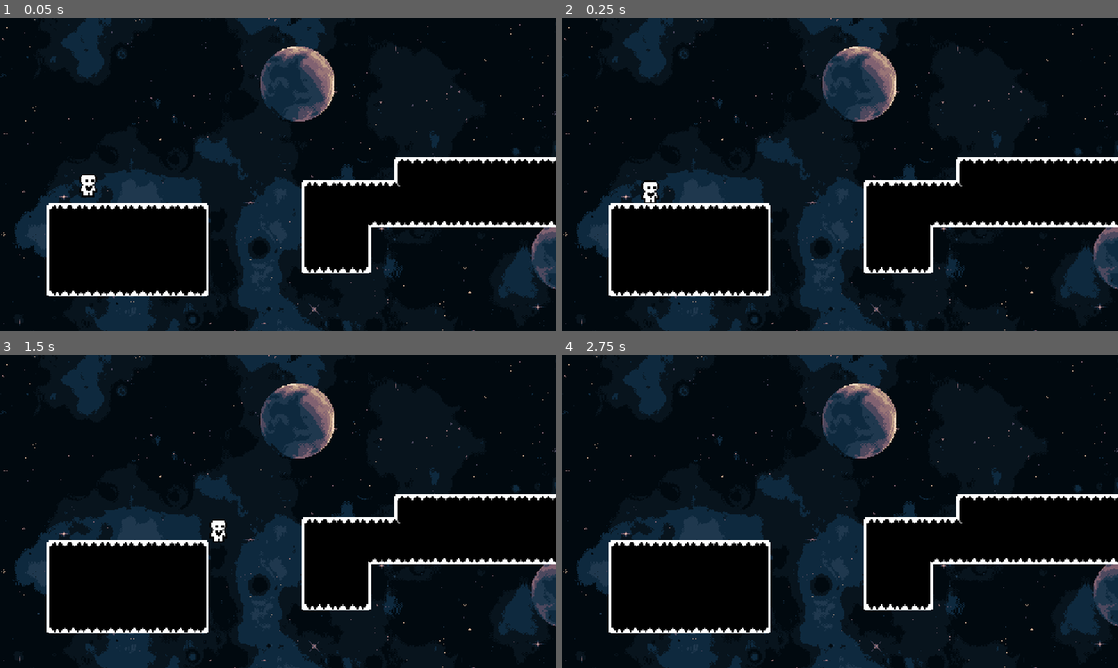
Above: before the commit, frames 1-4 (two rows, left to right).
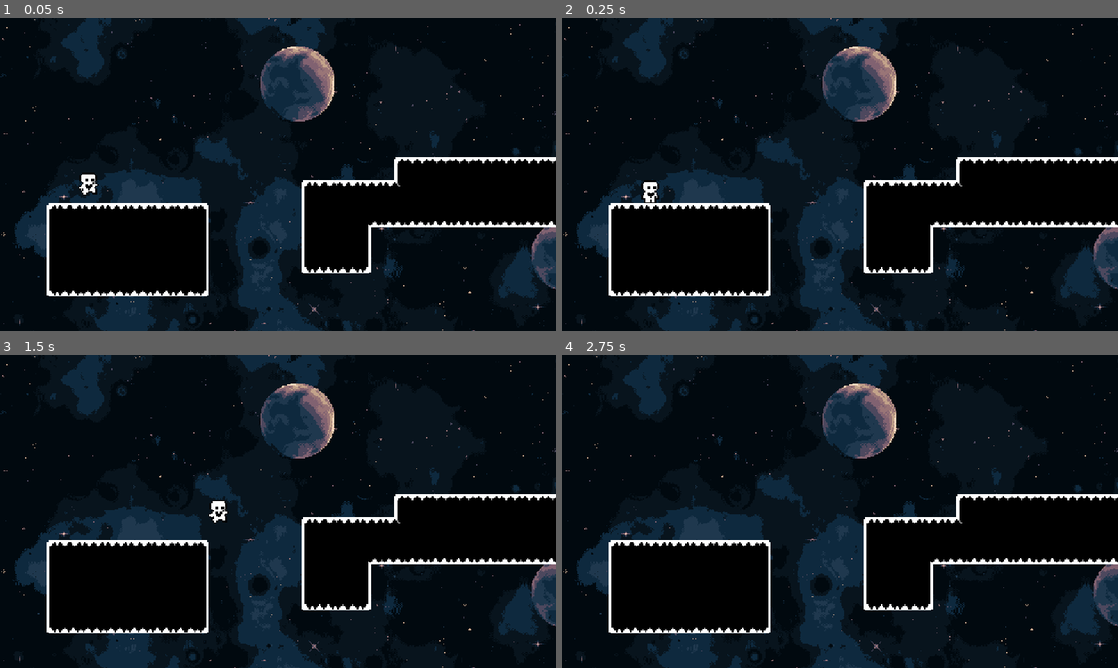
Above: after the commit, the same moments.

Repository: vickraz/Platformer-genomg-ngar-ht25
Game: Godot game, scene res://Scenes/test_level.tscn
Two runs of this game, one before a commit and one after it. Both use one fixed random seed, a clock stepped at 60 frames per second and the inputs below.
Inputs:
- Up to frame 1 (0.05 s): no input
- Up to frame 2 (0.25 s): no input
- Up to frame 3 (1.5 s): tap Enter at 0.5 s; hold D (move right) from 0.53 s (still down); tap Space (jump) at 0.6, 0.77, 1.07, 1.35 s
- Up to frame 4 (2.75 s): tap Space (jump) at 1.52, 1.82, 2.1 s; release D (move right) at 2.03 s; hold A (move left) from 2.03 s (still down)

The runs differ from the first frame. In frame 1, 0.1% of the frame differs, in the area x 14-18%, y 49-58%; in frame 2, nothing differs; in frame 3, 0.4%, in the area x 37-42%, y 46-60%; in frame 4, nothing differs.

Commit message:
simple state machine done

Diff:
--- a/platformer-genomgångar/Scenes/player.gd
+++ b/platformer-genomgångar/Scenes/player.gd
@@ -8,8 +8,13 @@
 enum{IDLE, WALK, AIR, EDGE, DEAD}
 
 var state = IDLE
+var want_to_jump: bool = false
+var jump_buffer: float = 0.0
 
 @onready var sprite: Sprite2D = $Sprite2D
+@onready var anim: AnimationPlayer = $AnimationPlayer
+
+
 
 ############### GAME LOOP ##############################
 func _physics_process(delta: float) -> void:
@@ -41,6 +46,14 @@
 	elif input_x < 0:
 		sprite.flip_h = true
 
+"""
+UPPGFT: skapa en funktion _on_edge() som kontrollerar om spelaren är på en kant
+eller inte. Funktionen ska returnera "left", "right" eller "" beroende på.
+Detta med hjälp av Raycasts (LeftRay och RightRay)
+"""
+func _on_edge() -> String:
+	return ""
+
 
 ############### STATE FUNCTIONS ########################
 func _idle_state(delta: float) -> void:
@@ -58,10 +71,41 @@
 		_enter_walk_state()
 
 func _walk_state(delta: float) -> void:
-	pass
+	#1
+	if Input.is_action_just_pressed("jump"):
+		_enter_air_state(true)
+	var input_x = Input.get_axis("move left", "move right")
+	_update_direction(input_x)
+	#2
+	_movement(delta, input_x)
+	#3
+	if velocity.length() == 0:
+		_enter_idle_state()
+	elif not is_on_floor():
+		_enter_air_state(false)
 
 func _air_state(delta: float) -> void:
-	pass
+	#1
+	if Input.is_action_just_pressed("jump"):
+		want_to_jump = true
+	var input_x = Input.get_axis("move left", "move right")
+	_update_direction(input_x)
+	#2
+	_movement(delta, input_x)
+	if want_to_jump:
+		jump_buffer += delta
+		if jump_buffer > 0.1:
+			want_to_jump = false
+			jump_buffer = 0.0
+	#3
+	if is_on_floor() and want_to_jump:
+		_enter_air_state(true)
+		print("hej hej hallå")
+	elif is_on_floor() and velocity.length() == 0:
+		_enter_idle_state()
+	elif is_on_floor():
+		_enter_walk_state()
+
 
 func _edge_state(delta: float) -> void:
 	pass
@@ -71,13 +115,20 @@
 
 ############### ENTER STATE FUNCTION #######################
 func _enter_idle_state():
-	pass
+	state = IDLE
+	anim.play("Idle")
 
 func _enter_walk_state():
-	pass
+	state = WALK
+	anim.play("Walk")
 
 func _enter_air_state(jumping: bool):
-	pass
+	state = AIR
+	anim.play("Air")
+	want_to_jump = false
+	jump_buffer = 0.0
+	if jumping:
+		velocity.y = -JUMP_VELOCITY
 
 func _enter_edge_state(rotation_direction: String):
 	pass
--- a/platformer-genomgångar/Scenes/player.tscn
+++ b/platformer-genomgångar/Scenes/player.tscn
@@ -1,10 +1,84 @@
-[gd_scene load_steps=4 format=3 uid="uid://b2msivyy6a26u"]
+[gd_scene load_steps=9 format=3 uid="uid://b2msivyy6a26u"]
 
 [ext_resource type="Script" uid="uid://dtbfakkppxc14" path="res://Scenes/player.gd" id="1_cvnsp"]
 [ext_resource type="Texture2D" uid="uid://cv5my1m72mpcr" path="res://Assets/player.png" id="1_v0iea"]
 
 [sub_resource type="CapsuleShape2D" id="CapsuleShape2D_v0iea"]
 height = 44.0
+
+[sub_resource type="Animation" id="Animation_cvnsp"]
+resource_name = "Idle"
+length = 0.1
+tracks/0/type = "value"
+tracks/0/imported = false
+tracks/0/enabled = true
+tracks/0/path = NodePath("Sprite2D:frame")
+tracks/0/interp = 1
+tracks/0/loop_wrap = true
+tracks/0/keys = {
+"times": PackedFloat32Array(0),
+"transitions": PackedFloat32Array(1),
+"update": 1,
+"values": [0]
+}
+
+[sub_resource type="Animation" id="Animation_6t5aa"]
+resource_name = "Walk"
+length = 0.5
+loop_mode = 1
+step = 0.1
+tracks/0/type = "value"
+tracks/0/imported = false
+tracks/0/enabled = true
+tracks/0/path = NodePath("Sprite2D:frame")
+tracks/0/interp = 1
+tracks/0/loop_wrap = true
+tracks/0/keys = {
+"times": PackedFloat32Array(0, 0.1, 0.2, 0.3, 0.4),
+"transitions": PackedFloat32Array(1, 1, 1, 1, 1),
+"update": 1,
+"values": [1, 2, 3, 4, 5]
+}
+
+[sub_resource type="Animation" id="Animation_vgqql"]
+length = 0.001
+tracks/0/type = "value"
+tracks/0/imported = false
+tracks/0/enabled = true
+tracks/0/path = NodePath("Sprite2D:frame")
+tracks/0/interp = 1
+tracks/0/loop_wrap = true
+tracks/0/keys = {
+"times": PackedFloat32Array(0),
+"transitions": PackedFloat32Array(1),
+"update": 1,
+"values": [2]
+}
+
+[sub_resource type="Animation" id="Animation_fkybt"]
+resource_name = "Air"
+length = 0.1
+step = 0.1
+tracks/0/type = "value"
+tracks/0/imported = false
+tracks/0/enabled = true
+tracks/0/path = NodePath("Sprite2D:frame")
+tracks/0/interp = 1
+tracks/0/loop_wrap = true
+tracks/0/keys = {
+"times": PackedFloat32Array(0),
+"transitions": PackedFloat32Array(1),
+"update": 1,
+"values": [6]
+}
+
+[sub_resource type="AnimationLibrary" id="AnimationLibrary_6t5aa"]
+_data = {
+&"Air": SubResource("Animation_fkybt"),
+&"Idle": SubResource("Animation_cvnsp"),
+&"RESET": SubResource("Animation_vgqql"),
+&"Walk": SubResource("Animation_6t5aa")
+}
 
 [node name="Player" type="CharacterBody2D"]
 script = ExtResource("1_cvnsp")
@@ -14,7 +88,19 @@
 scale = Vector2(3, 3)
 texture = ExtResource("1_v0iea")
 hframes = 7
+frame = 2
 
 [node name="CollisionShape2D" type="CollisionShape2D" parent="."]
 position = Vector2(0, -22)
 shape = SubResource("CapsuleShape2D_v0iea")
+
+[node name="AnimationPlayer" type="AnimationPlayer" parent="."]
+libraries = {
+&"": SubResource("AnimationLibrary_6t5aa")
+}
+
+[node name="LeftRay" type="RayCast2D" parent="."]
+position = Vector2(-12, -5)
+
+[node name="RightRay" type="RayCast2D" parent="."]
+position = Vector2(13, -5)
